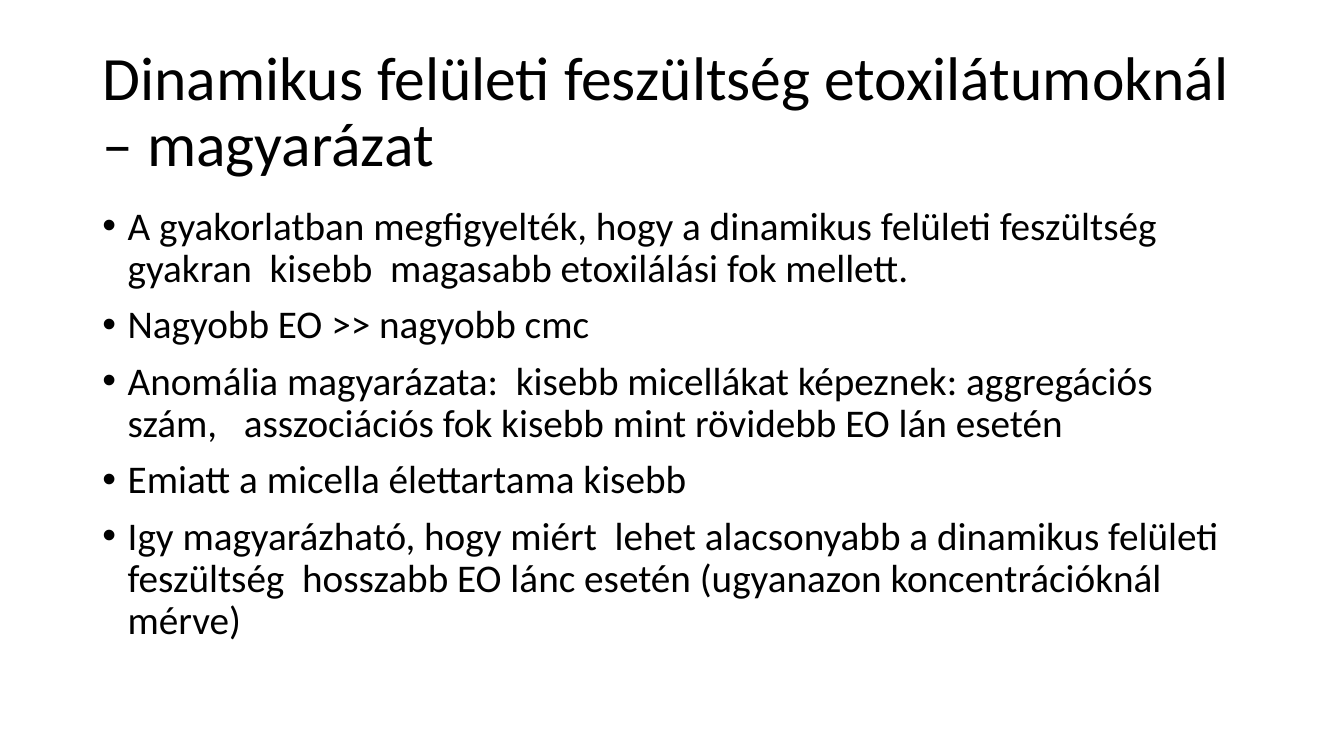
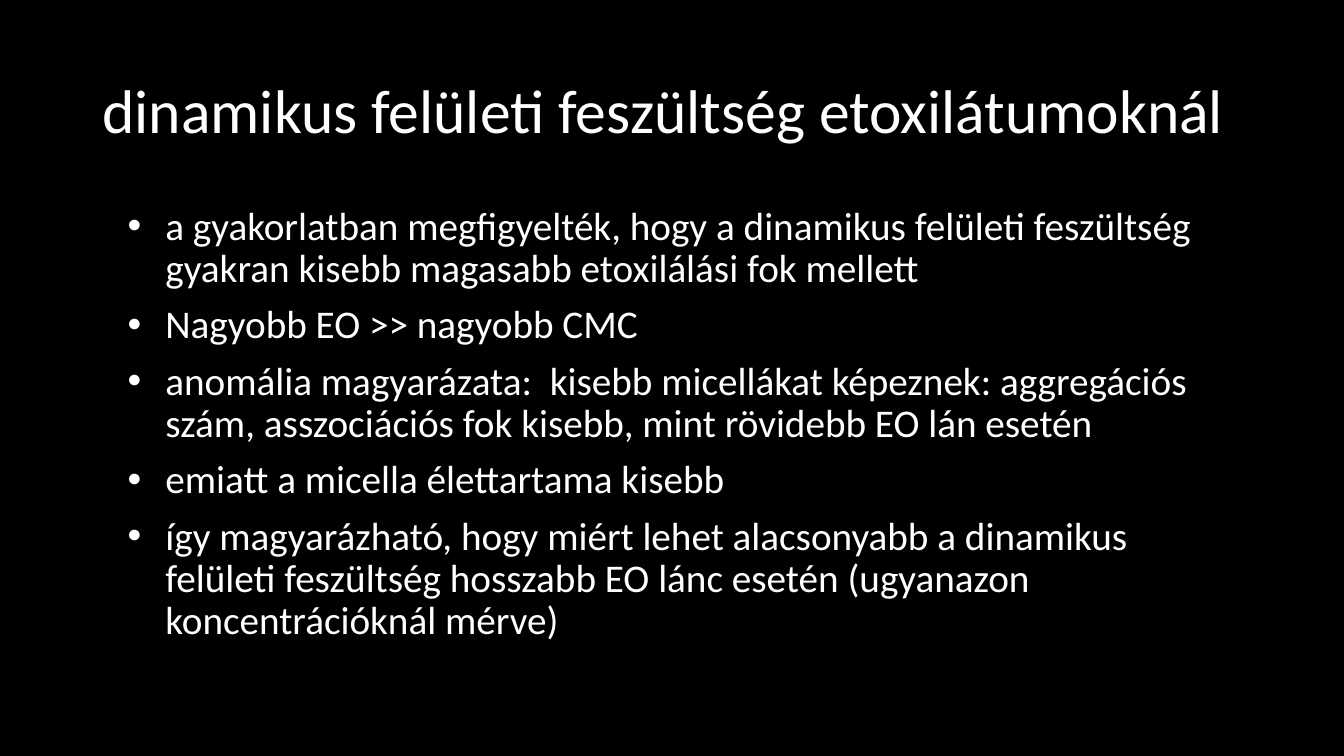
Before and after one commit to LilianaBohus/chemistry-presenations, a slide deck: slide 27 of adjuvants.pptx. Drawn at 1344x756 pixels with LibreOffice and Linux fonts; fonts in the diff are those of the drawing; background and template pictures are left out. Boxes give left, top, right and bottom in pixels: in the first picture for what was removed or moved away, otherwise in the second. Text is boxed around its words. In the diff, an @@ line names an element or a change of style, - is before the commit and + after.

```diff
--- a/adjuvants.pptx
+++ b/adjuvants.pptx
@@ background #FFFFFF to picture (left out) @@
@@ text at (102, 90, 1223, 144): text changed; text colour #000000 to #FFFFFF @@
-Dinamikus felületi feszültség etoxilátumoknál – magyarázat
+dinamikus felületi feszültség etoxilátumoknál
@@ text at (165, 212, 1191, 640): text changed; text colour #000000 to #FFFFFF @@
-• A gyakorlatban megfigyelték, hogy a dinamikus felületi feszültség gyakran kisebb magasabb etoxilálási fok mellett.
-• Nagyobb EO >> nagyobb cmc
-• Anomália magyarázata: kisebb micellákat képeznek: aggregációs szám, asszociációs fok kisebb mint rövidebb EO lán esetén
-• Emiatt a micella élettartama kisebb
-• Igy magyarázható, hogy miért lehet alacsonyabb a dinamikus felületi feszültség hosszabb EO lánc esetén (ugyanazon koncentrációknál mérve)
+• a gyakorlatban megfigyelték, hogy a dinamikus felületi feszültség gyakran kisebb magasabb etoxilálási fok mellett
+• Nagyobb EO >> nagyobb CMC
+• anomália magyarázata: kisebb micellákat képeznek: aggregációs szám, asszociációs fok kisebb, mint rövidebb EO lán esetén
+• emiatt a micella élettartama kisebb
+• így magyarázható, hogy miért lehet alacsonyabb a dinamikus felületi feszültség hosszabb EO lánc esetén (ugyanazon koncentrációknál mérve)
```
Also in this commit, not shown: 9 other slides changed.
